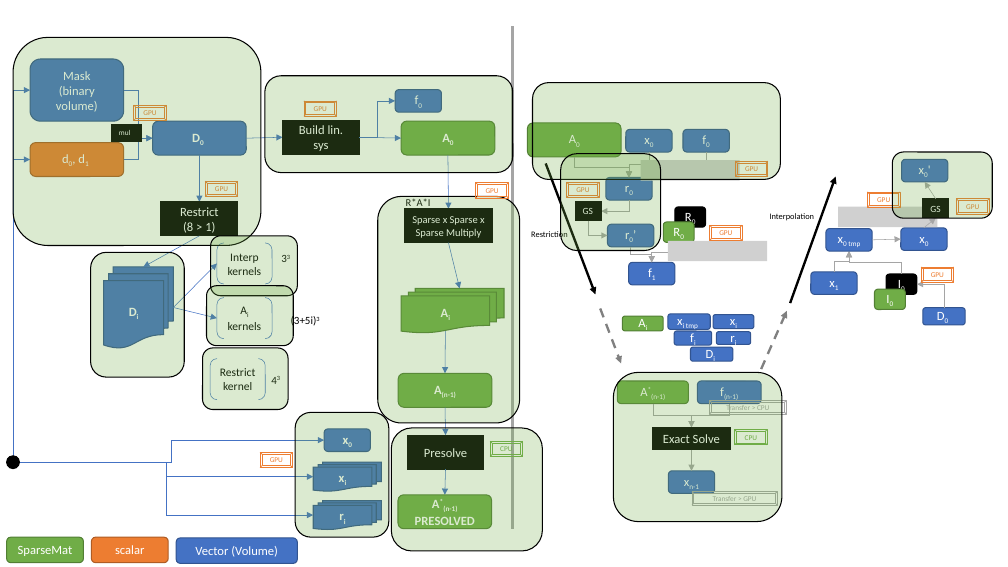
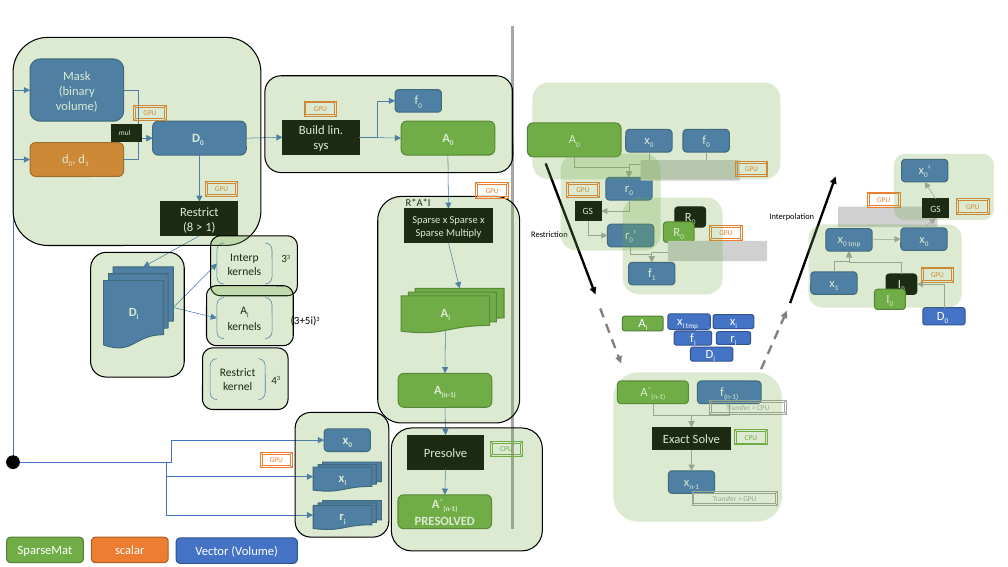
Before and after one commit to PeterZhouSZ/battery, a slide deck: slide 2 of data/process.pptx. Drawn at 1008x567 pixels with LibreOffice and Linux fonts; fonts in the diff are those of the drawing; grey boxes stand for pictures. Boxes give left, top, right and bottom in pixels: in the first picture for what was removed or moved away, otherwise in the second. Text is boxed around its words. In the diff, an @@ line names an element or a change of style, - is before the commit and + after.

```diff
--- a/data/process.pptx
+++ b/data/process.pptx
@@ outline #000000 1 pt to none in 4 elements at [532,82,780,179], [561,154,661,250], [613,373,782,522], [895,154,994,221] @@
@@ rounded rectangle added at [623,197,723,294], fill #70AD47 at 25% opacity @@
@@ rounded rectangle added at [808,225,962,308], fill #70AD47 at 25% opacity @@
```
Also in this commit, not shown: 7 other files.
